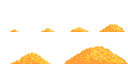
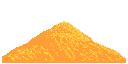
Layer changes from the first 128×64 image to the second:
added layer "Highlight" above "Group 2" over 12, 42, 126, 59
added group "Group 2" with 3 layers above "Old" over 2, 21, 126, 63
added layer "Mid" in group "Group 2" over 8, 35, 122, 61
added layer "Base" in group "Group 2" over 2, 21, 126, 63
added layer "Dark" in group "Group 2" over 2, 39, 124, 59
moved "Outlines" into group "Old" over 10, 24, 128, 64
moved "Detail" into group "Old" over 14, 26, 123, 64
moved "Top" into group "Old" over 10, 24, 125, 64
moved "Bottom" into group "Old" over 10, 46, 128, 64
